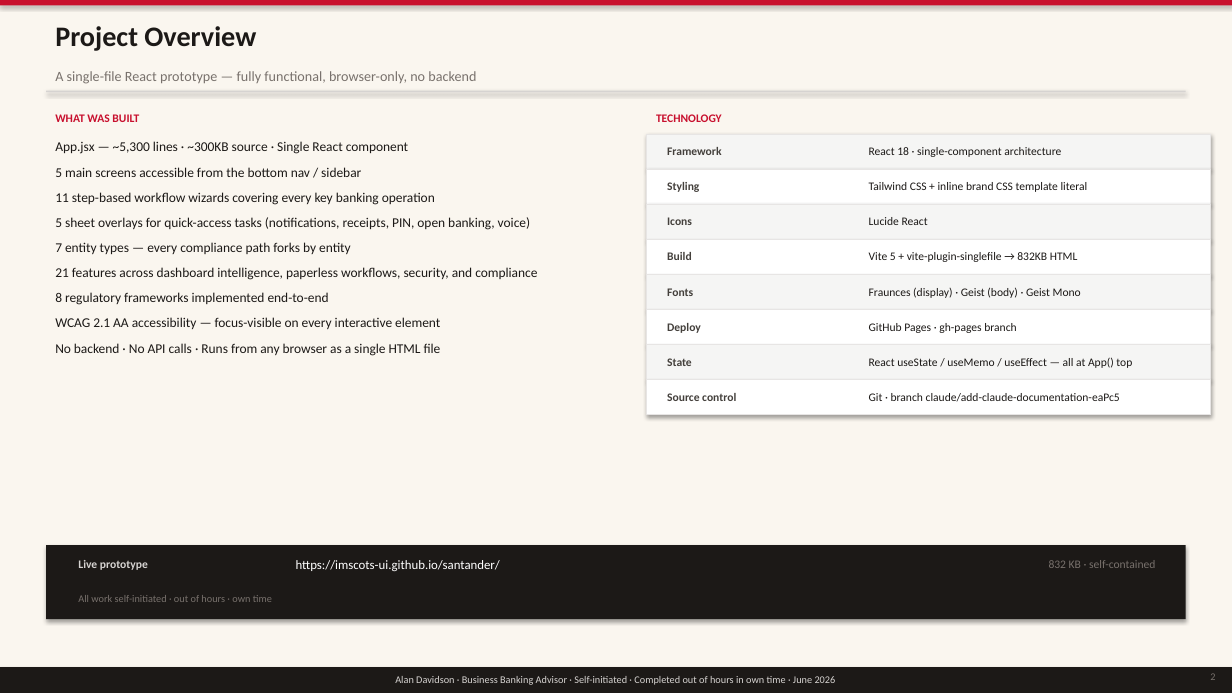
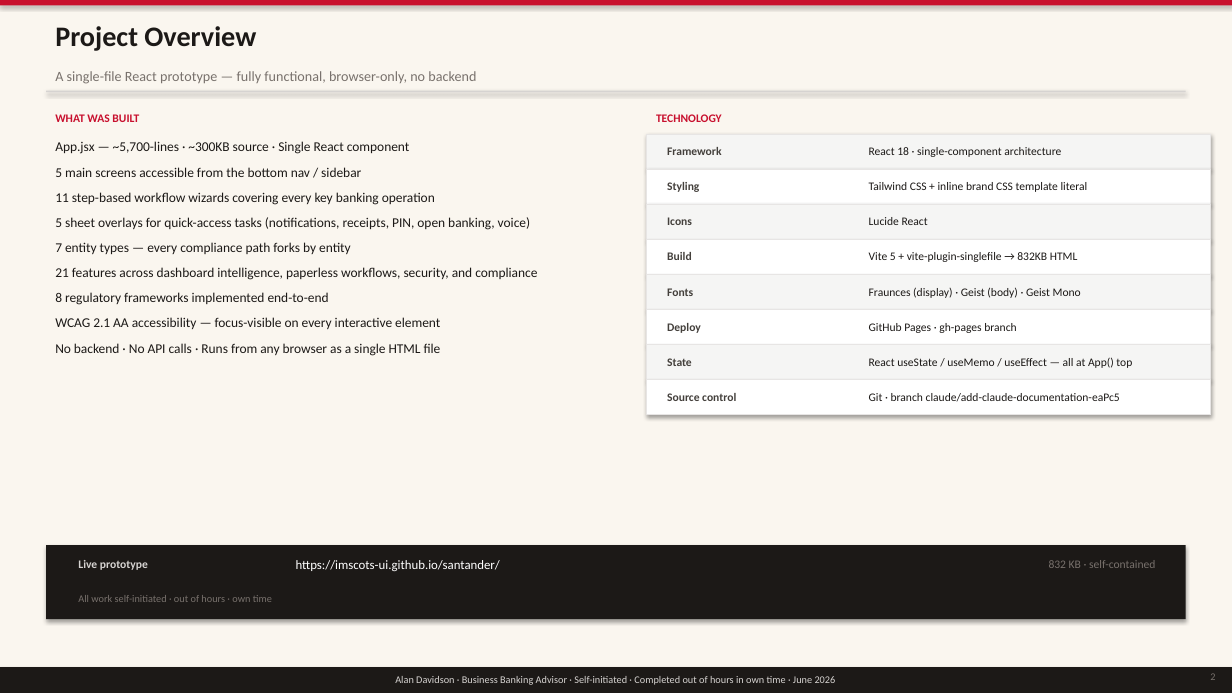
Before and after one commit to imscots-ui/santander, a slide deck: slide 2 of Santander_Project_Record.pptx. Drawn at 1232x693 pixels with LibreOffice and Linux fonts; fonts in the diff are those of the drawing. Boxes give left, top, right and bottom in pixels: in the first picture for what was removed or moved away, otherwise in the second. Text is boxed around its words. In the diff, an @@ line names an element or a change of style, - is before the commit and + after.

```diff
--- a/Santander_Project_Record.pptx
+++ b/Santander_Project_Record.pptx
@@ text at (55, 141, 410, 154): text changed @@
-App.jsx — ~5,300 lines · ~300KB source · Single React component
+App.jsx — ~5,700-lines · ~300KB source · Single React component
```
Also in this commit, not shown: 2 other slides changed, 2 other files.
